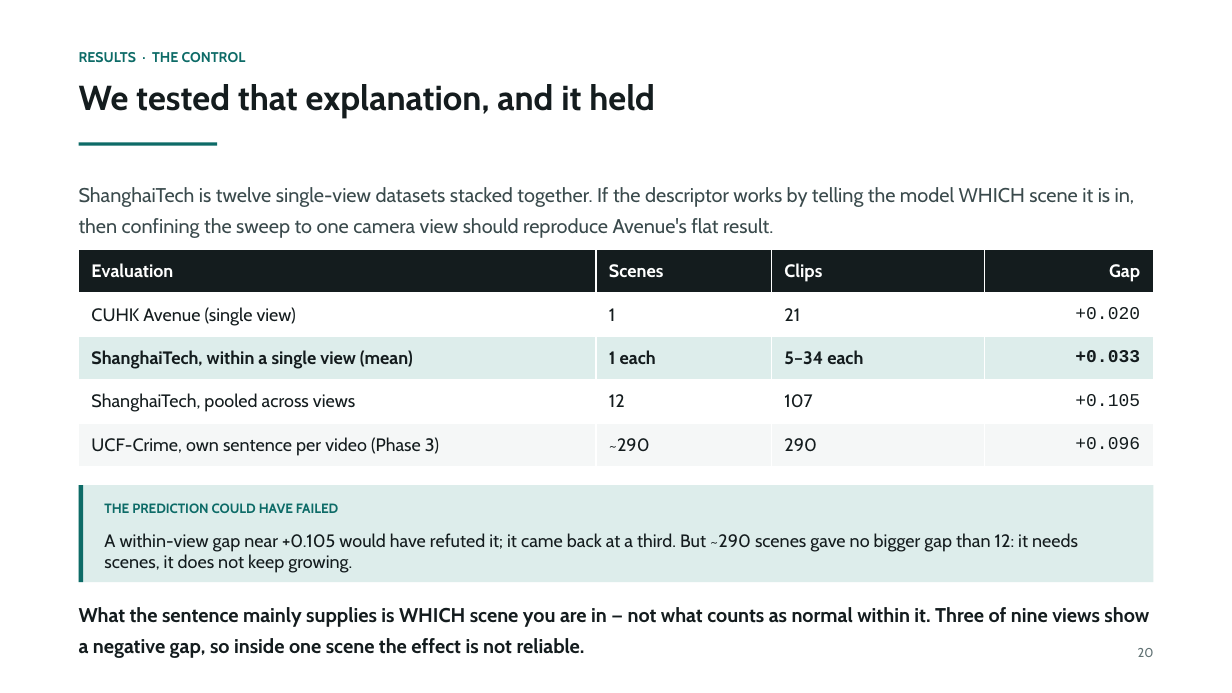
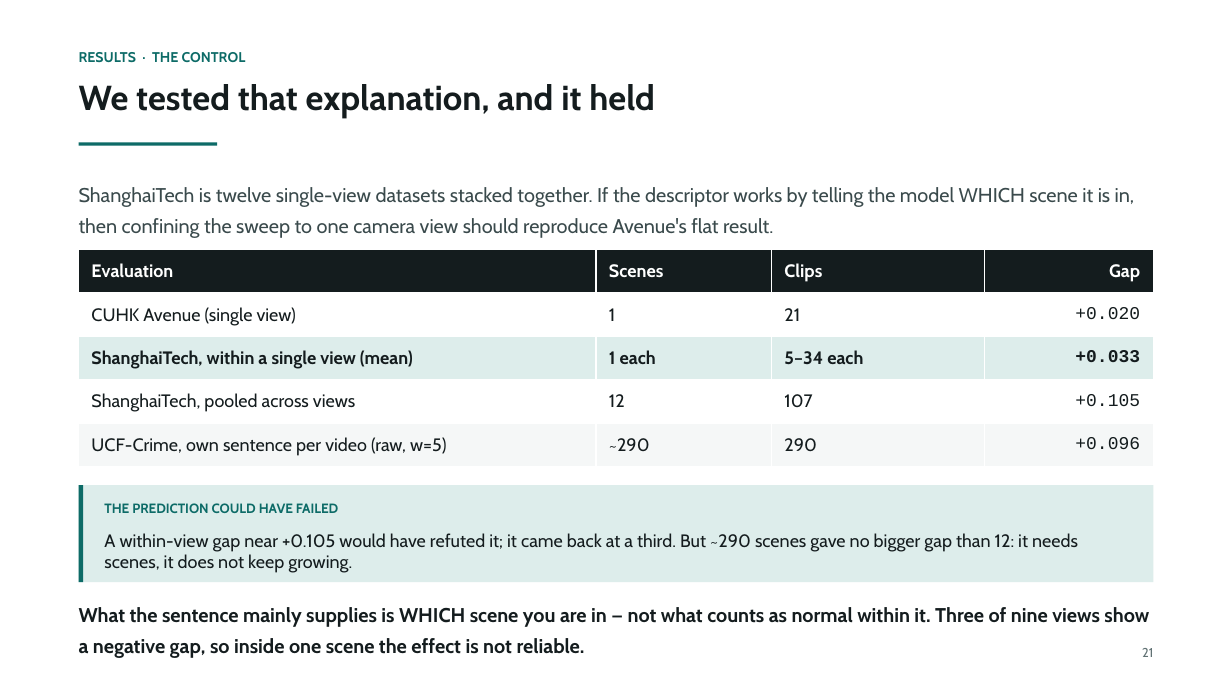
Before and after one commit to prakash-nitc/multimodal-anomaly-detection, a slide deck: slide 22 of docs/06_presentations/DA-ZVAD_Phase3_Review.pptx (slide 21 before the commit). Drawn at 1232x693 pixels with LibreOffice and Linux fonts; fonts in the diff are those of the drawing. Boxes give left, top, right and bottom in pixels: in the first picture for what was removed or moved away, otherwise in the second. Text is boxed around its words. In the diff, an @@ line names an element or a change of style, - is before the commit and + after.

Commit message:
Phase 3 deck rebuilt: intro slide + detail fixes

```diff
--- a/docs/06_presentations/DA-ZVAD_Phase3_Review.pptx
+++ b/docs/06_presentations/DA-ZVAD_Phase3_Review.pptx
@@ table at [79, 250, 1153, 467] @@
-row 5, column 1: UCF-Crime, own sentence per video (Phase 3)
+row 5, column 1: UCF-Crime, own sentence per video (raw, w=5)
@@ text at [1142, 648, 1153, 657]: text changed @@
-20
+21
```
Also in this commit, not shown: 31 other slides changed, 1 slide added.
